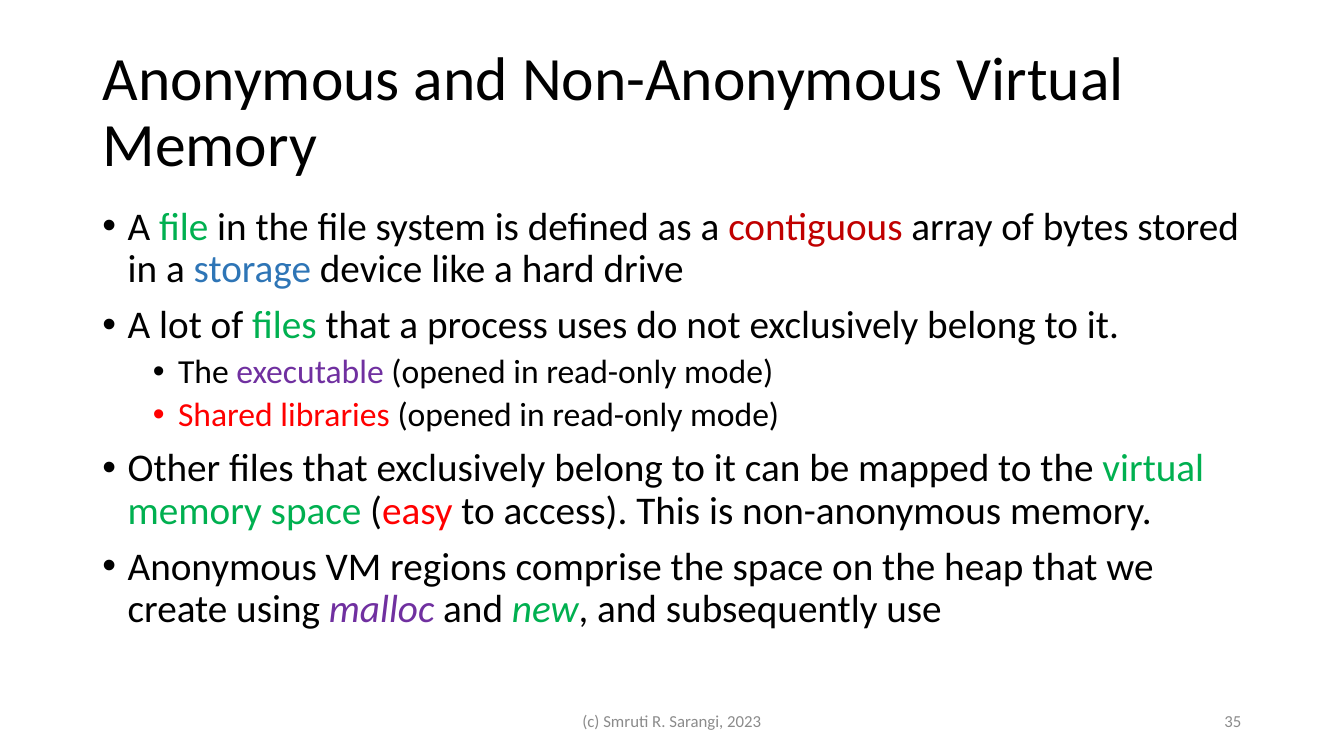
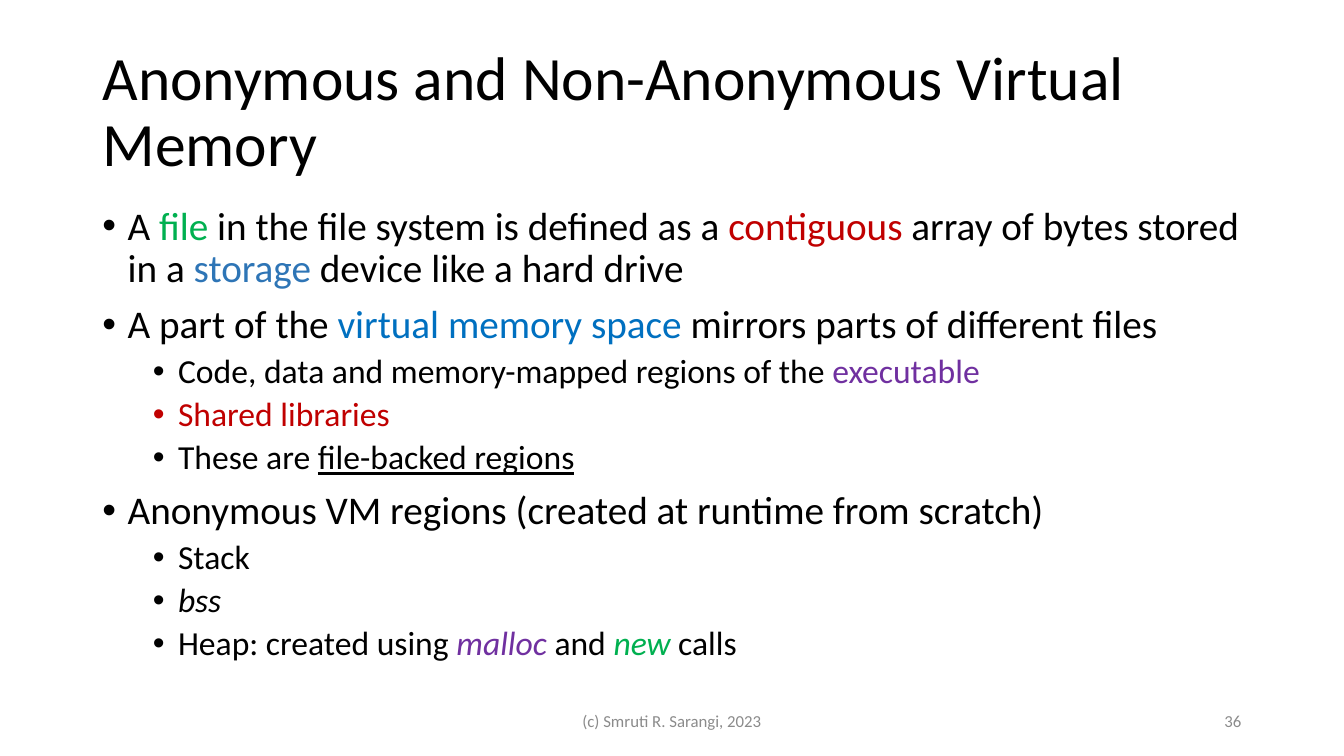
Before and after one commit to srsarangi/srsarangi.github.io, a slide deck: slide 36 of osbook/slides/3.processes.pptx (slide 35 before the commit). Drawn at 1344x756 pixels with LibreOffice and Linux fonts; fonts in the diff are those of the drawing. Boxes give left, top, right and bottom in pixels: in the first picture for what was removed or moved away, otherwise in the second. Text is boxed around its words. In the diff, an @@ line names an element or a change of style, - is before the commit and + after.

```diff
--- a/osbook/slides/3.processes.pptx
+++ b/osbook/slides/3.processes.pptx
@@ text at [128,310,1157,661]: text changed; size 28 to 24 pt @@
-• A lot of files that a process uses do not exclusively belong to it.
-  • The executable (opened in read-only mode)
-  • Shared libraries (opened in read-only mode)
-• Other files that exclusively belong to it can be mapped to the virtual memory space (easy to access). This is non-anonymous memory.
-• Anonymous VM regions comprise the space on the heap that we create using malloc and new, and subsequently use
+• A part of the virtual memory space mirrors parts of different files
+  • Code, data and memory-mapped regions of the executable
+  • Shared libraries
+  • These are file-backed regions
+• Anonymous VM regions (created at runtime from scratch)
+  • Stack
+  • bss
+  • Heap: created using malloc and new calls
@@ page number at [1224,716,1241,727]: text changed @@
-35
+36
```
Also in this commit, not shown: 17 other slides changed, 2 slides added, 2 other files.
